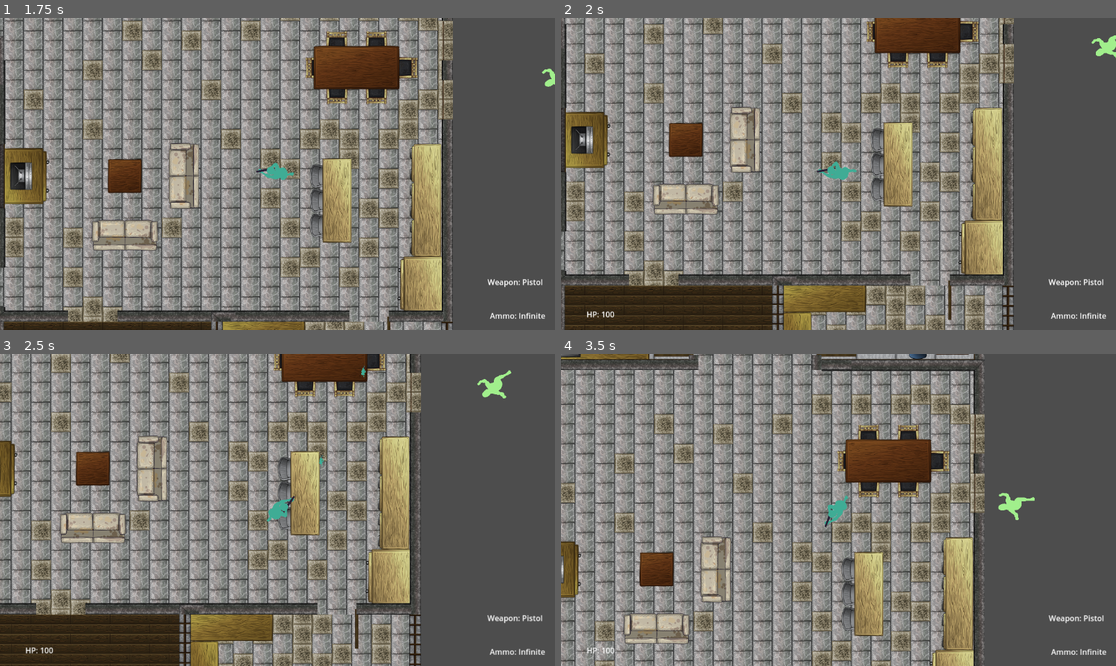
Above: before the commit, frames 1-4 (two rows, left to right).
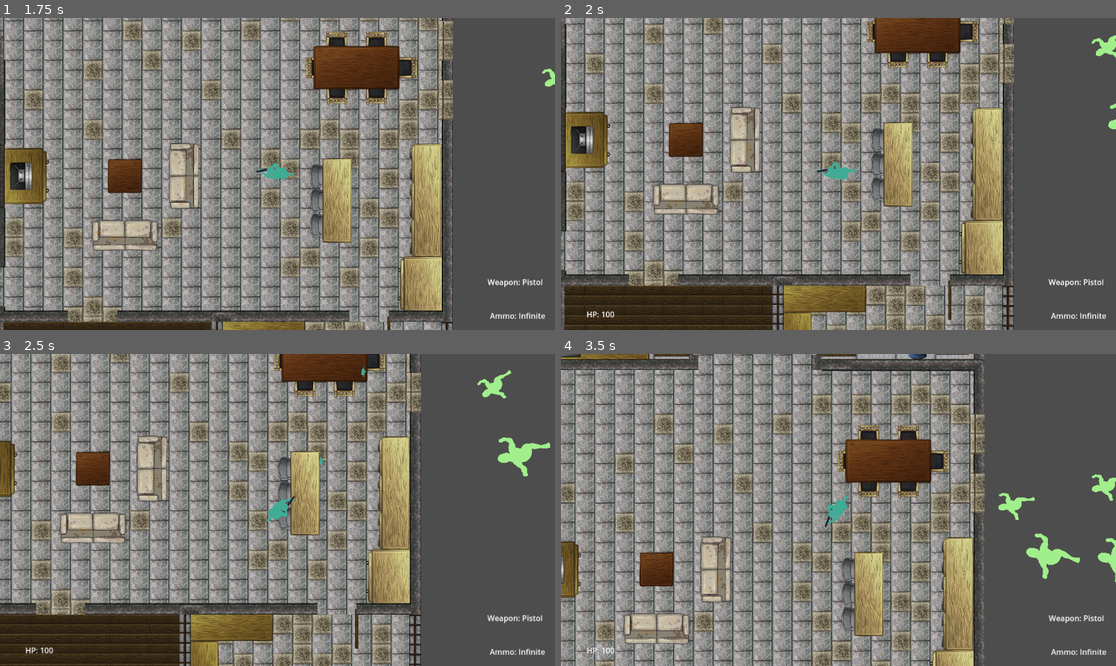
Above: after the commit, the same moments.

Repository: ajaparicio36/infection-invasion
Game: Godot game, scene res://scenes/world.tscn
The game is run twice, just before and just after one commit, with the same random seed, the same clock (stepped at 60 frames per second) and the same inputs.
Inputs (mouse positions are in pixels of both pictures, inside the frame that each line leads up to):
- Up to frame 1 (1.75 s): move the mouse to (399, 158) at 0.52 s; hold D (right) 0.53-1.28 s; hold E (melee) 0.53-1.28 s; move the mouse to (166, 189) at 1.27 s; hold S (down) from 1.28 s (still down); tap Shift (run) at 1.35 s
- Up to frame 2 (2 s): keep holding S (down)
- Up to frame 3 (2.5 s): move the mouse to (333, 441) at 2.02 s; release S (down) at 2.03 s; press the mouse at (333, 441) at 2.03 s; hold D (right) from 2.03 s (still down)
- Up to frame 4 (3.5 s): move the mouse to (810, 572) at 2.77 s; release D (right) at 2.78 s; release the mouse at (810, 572) at 2.78 s; hold W (up) from 2.78 s (still down); tap E (melee) at 2.85 s

Frame 1 is identical in both runs. In frame 2, less than 0.1% of the frame differs, in the area x 98-100%, y 27-36%; in frame 3, 0.4%; in frame 4, 0.8%, in the area x 83-100%, y 38-74%.

Commit message:
add zombie brute

Diff:
--- a/scenes/enemy.tscn
+++ b/scenes/enemy.tscn
@@ -47,6 +47,50 @@
 atlas = ExtResource("1_5mjgh")
 region = Rect2(3130, 0, 313, 375)
 
+[sub_resource type="AtlasTexture" id="AtlasTexture_vlobh"]
+atlas = ExtResource("1_5mjgh")
+region = Rect2(0, 0, 313, 375)
+
+[sub_resource type="AtlasTexture" id="AtlasTexture_kxn82"]
+atlas = ExtResource("1_5mjgh")
+region = Rect2(313, 0, 313, 375)
+
+[sub_resource type="AtlasTexture" id="AtlasTexture_faov4"]
+atlas = ExtResource("1_5mjgh")
+region = Rect2(626, 0, 313, 375)
+
+[sub_resource type="AtlasTexture" id="AtlasTexture_sk1fo"]
+atlas = ExtResource("1_5mjgh")
+region = Rect2(939, 0, 313, 375)
+
+[sub_resource type="AtlasTexture" id="AtlasTexture_bv3c5"]
+atlas = ExtResource("1_5mjgh")
+region = Rect2(1252, 0, 313, 375)
+
+[sub_resource type="AtlasTexture" id="AtlasTexture_v527u"]
+atlas = ExtResource("1_5mjgh")
+region = Rect2(1565, 0, 313, 375)
+
+[sub_resource type="AtlasTexture" id="AtlasTexture_eamvc"]
+atlas = ExtResource("1_5mjgh")
+region = Rect2(1878, 0, 313, 375)
+
+[sub_resource type="AtlasTexture" id="AtlasTexture_johmq"]
+atlas = ExtResource("1_5mjgh")
+region = Rect2(2191, 0, 313, 375)
+
+[sub_resource type="AtlasTexture" id="AtlasTexture_dod2b"]
+atlas = ExtResource("1_5mjgh")
+region = Rect2(2504, 0, 313, 375)
+
+[sub_resource type="AtlasTexture" id="AtlasTexture_oo74s"]
+atlas = ExtResource("1_5mjgh")
+region = Rect2(2817, 0, 313, 375)
+
+[sub_resource type="AtlasTexture" id="AtlasTexture_jn4ab"]
+atlas = ExtResource("1_5mjgh")
+region = Rect2(3130, 0, 313, 375)
+
 [sub_resource type="SpriteFrames" id="SpriteFrames_5yyk1"]
 animations = [{
 "frames": [{
@@ -84,8 +128,46 @@
 "texture": SubResource("AtlasTexture_ps8nt")
 }],
 "loop": true,
-"name": &"default",
+"name": &"idle",
 "speed": 12.0
+}, {
+"frames": [{
+"duration": 1.0,
+"texture": SubResource("AtlasTexture_vlobh")
+}, {
+"duration": 1.0,
+"texture": SubResource("AtlasTexture_kxn82")
+}, {
+"duration": 1.0,
+"texture": SubResource("AtlasTexture_faov4")
+}, {
+"duration": 1.0,
+"texture": SubResource("AtlasTexture_sk1fo")
+}, {
+"duration": 1.0,
+"texture": SubResource("AtlasTexture_bv3c5")
+}, {
+"duration": 1.0,
+"texture": SubResource("AtlasTexture_v527u")
+}, {
+"duration": 1.0,
+"texture": SubResource("AtlasTexture_eamvc")
+}, {
+"duration": 1.0,
+"texture": SubResource("AtlasTexture_johmq")
+}, {
+"duration": 1.0,
+"texture": SubResource("AtlasTexture_dod2b")
+}, {
+"duration": 1.0,
+"texture": SubResource("AtlasTexture_oo74s")
+}, {
+"duration": 1.0,
+"texture": SubResource("AtlasTexture_jn4ab")
+}],
+"loop": true,
+"name": &"walking",
+"speed": 5.0
 }]
 
 [sub_resource type="CapsuleShape2D" id="CapsuleShape2D_qfe4n"]
@@ -104,7 +186,7 @@
 position = Vector2(-33.3332, -16.6666)
 rotation = 1.56881
 sprite_frames = SubResource("SpriteFrames_5yyk1")
-frame = 10
+animation = &"walking"
 
 [node name="Area2D" type="Area2D" parent="." groups=["enemy"]]
 
--- a/scenes/world.tscn
+++ b/scenes/world.tscn
@@ -7,10 +7,12 @@
 [ext_resource type="Script" path="res://scripts/camera.gd" id="2_8wfom"]
 [ext_resource type="PackedScene" uid="uid://2sb4wl82v6gx" path="res://scenes/hud.tscn" id="4_cdni0"]
 [ext_resource type="PackedScene" uid="uid://cden2kt0quly0" path="res://scenes/enemy.tscn" id="8_5gfh4"]
+[ext_resource type="PackedScene" uid="uid://cm471301iyomq" path="res://scenes/zombie_brute.tscn" id="8_lrv75"]
 
 [node name="World" type="Node2D"]
 script = ExtResource("1_l8tj6")
 zombie = ExtResource("8_5gfh4")
+zombie_brute = ExtResource("8_lrv75")
 
 [node name="Player" parent="." instance=ExtResource("1_c8gyp")]
 position = Vector2(611, 317)
@@ -40,3 +42,9 @@
 
 [node name="SpawnPoint4" type="Marker2D" parent="."]
 position = Vector2(1589, 242)
+
+[node name="BruteSpawnPoint1" type="Marker2D" parent="."]
+position = Vector2(-552, 86)
+
+[node name="BruteSpawnPoint2" type="Marker2D" parent="."]
+position = Vector2(1598, 445)
--- /dev/null
+++ b/scenes/zombie_brute.tscn
@@ -0,0 +1,105 @@
+[gd_scene load_steps=16 format=3 uid="uid://cm471301iyomq"]
+
+[ext_resource type="Texture2D" uid="uid://bfhdni5qmgn8i" path="res://assets/zombie-walking.png" id="1_a5sd8"]
+[ext_resource type="Script" path="res://scripts/zombie_brute.gd" id="1_b8kc0"]
+
+[sub_resource type="CircleShape2D" id="CircleShape2D_k0t2r"]
+
+[sub_resource type="AtlasTexture" id="AtlasTexture_2ot0e"]
+atlas = ExtResource("1_a5sd8")
+region = Rect2(0, 0, 313, 375)
+
+[sub_resource type="AtlasTexture" id="AtlasTexture_u6ko3"]
+atlas = ExtResource("1_a5sd8")
+region = Rect2(313, 0, 313, 375)
+
+[sub_resource type="AtlasTexture" id="AtlasTexture_n6q3c"]
+atlas = ExtResource("1_a5sd8")
+region = Rect2(626, 0, 313, 375)
+
+[sub_resource type="AtlasTexture" id="AtlasTexture_pe0w7"]
+atlas = ExtResource("1_a5sd8")
+region = Rect2(939, 0, 313, 375)
+
+[sub_resource type="AtlasTexture" id="AtlasTexture_6kow6"]
+atlas = ExtResource("1_a5sd8")
+region = Rect2(1252, 0, 313, 375)
+
+[sub_resource type="AtlasTexture" id="AtlasTexture_ejrvf"]
+atlas = ExtResource("1_a5sd8")
+region = Rect2(1565, 0, 313, 375)
+
+[sub_resource type="AtlasTexture" id="AtlasTexture_a1al7"]
+atlas = ExtResource("1_a5sd8")
+region = Rect2(1878, 0, 313, 375)
+
+[sub_resource type="AtlasTexture" id="AtlasTexture_gx1fl"]
+atlas = ExtResource("1_a5sd8")
+region = Rect2(2191, 0, 313, 375)
+
+[sub_resource type="AtlasTexture" id="AtlasTexture_w0ye5"]
+atlas = ExtResource("1_a5sd8")
+region = Rect2(2504, 0, 313, 375)
+
+[sub_resource type="AtlasTexture" id="AtlasTexture_tbir6"]
+atlas = ExtResource("1_a5sd8")
+region = Rect2(2817, 0, 313, 375)
+
+[sub_resource type="AtlasTexture" id="AtlasTexture_e6sni"]
+atlas = ExtResource("1_a5sd8")
+region = Rect2(3130, 0, 313, 375)
+
+[sub_resource type="SpriteFrames" id="SpriteFrames_43h00"]
+animations = [{
+"frames": [{
+"duration": 1.0,
+"texture": SubResource("AtlasTexture_2ot0e")
+}, {
+"duration": 1.0,
+"texture": SubResource("AtlasTexture_u6ko3")
+}, {
+"duration": 1.0,
+"texture": SubResource("AtlasTexture_n6q3c")
+}, {
+"duration": 1.0,
+"texture": SubResource("AtlasTexture_pe0w7")
+}, {
+"duration": 1.0,
+"texture": SubResource("AtlasTexture_6kow6")
+}, {
+"duration": 1.0,
+"texture": SubResource("AtlasTexture_ejrvf")
+}, {
+"duration": 1.0,
+"texture": SubResource("AtlasTexture_a1al7")
+}, {
+"duration": 1.0,
+"texture": SubResource("AtlasTexture_gx1fl")
+}, {
+"duration": 1.0,
+"texture": SubResource("AtlasTexture_w0ye5")
+}, {
+"duration": 1.0,
+"texture": SubResource("AtlasTexture_tbir6")
+}, {
+"duration": 1.0,
+"texture": SubResource("AtlasTexture_e6sni")
+}],
+"loop": true,
+"name": &"default",
+"speed": 5.0
+}]
+
+[node name="zombie_brute" type="CharacterBody2D"]
+scale = Vector2(4.41427, 4.41427)
+script = ExtResource("1_b8kc0")
+
+[node name="CollisionShape2D" type="CollisionShape2D" parent="."]
+position = Vector2(1.8123, 0.906152)
+scale = Vector2(1.08, 1.08)
+shape = SubResource("CircleShape2D_k0t2r")
+
+[node name="AnimatedSprite2D" type="AnimatedSprite2D" parent="."]
+rotation = 1.73369
+scale = Vector2(0.079018, 0.079018)
+sprite_frames = SubResource("SpriteFrames_43h00")
--- a/scripts/enemy.gd
+++ b/scripts/enemy.gd
@@ -3,8 +3,6 @@
 const SPEED = 100
 var hp = 100
 var enemy_id: int
-
-@onready var nav_agent = $NavigationAgent2D
 
 signal get_damage(enemy_id: int, current_hp: int)
 
--- a/scripts/world.gd
+++ b/scripts/world.gd
@@ -5,6 +5,7 @@
 
 var current_wave: int
 @export var zombie: PackedScene
+@export var zombie_brute: PackedScene
 
 var starting_nodes: int
 var current_nodes: int
@@ -15,7 +16,7 @@
 	weapon.connect("set_weapon", Callable(hud, "set_weapon"))
 	weapon.connect("set_ammo", Callable(hud, "set_ammo"))
 
-	current_wave = 0
+	current_wave = 2
 	Globals.current_wave = current_wave
 	starting_nodes = get_child_count()
 	current_nodes = get_child_count()
@@ -26,7 +27,8 @@
 		current_wave += 1
 		Globals.current_wave = current_wave
 		prepare_spawn("zombie", 2.0, 2.0)
-		print(current_wave)
+		prepare_spawn("zombie_brute", 1.5, 2.0)
+		print("wave ", current_wave)
 
 func prepare_spawn(type, multiplier, mob_spawns):
 	var mob_amount = float(current_wave) * multiplier
@@ -57,4 +59,17 @@
 				add_child(zombie4)
 				mob_spawn_rounds -= 1
 				await get_tree().create_timer(mob_wait_time).timeout
-		wave_spawn_ended = true
+	elif type == "zombie_brute":
+		var brute_spawn1 = $BruteSpawnPoint1
+		var brute_spawn2 = $BruteSpawnPoint2
+		if mob_spawn_rounds >= 1:
+			for i in mob_spawn_rounds:
+				var brute1 = zombie_brute.instantiate()
+				brute1.global_position = brute_spawn1.global_position
+				var brute2 = zombie_brute.instantiate()
+				brute2.global_position = brute_spawn2.global_position
+				add_child(brute1)
+				add_child(brute2)
+				mob_spawn_rounds -= 1
+				await get_tree().create_timer(mob_wait_time).timeout
+	wave_spawn_ended = true
--- /dev/null
+++ b/scripts/zombie_brute.gd
@@ -0,0 +1,20 @@
+extends CharacterBody2D
+
+const speed = 75
+var hp = 150
+var enemy_id: int
+
+func _ready():
+	add_to_group("enemy")
+	enemy_id = get_instance_id()
+	print("brute ", str(enemy_id), "spawned with ", str(hp), " HP")
+
+func _process(_delta):
+	look_at(Globals.player_pos)
+
+func _physics_process(_delta: float) -> void:
+	rotate(PI/2)
+	var player_pos = Globals.player_pos
+	var direction = (player_pos - global_position).normalized()
+	velocity = direction * speed
+	move_and_slide()
Not shown: 1 places in scenes/enemy.tscn that only renumber resources
Not shown: 1 places in scenes/world.tscn that only renumber resources
